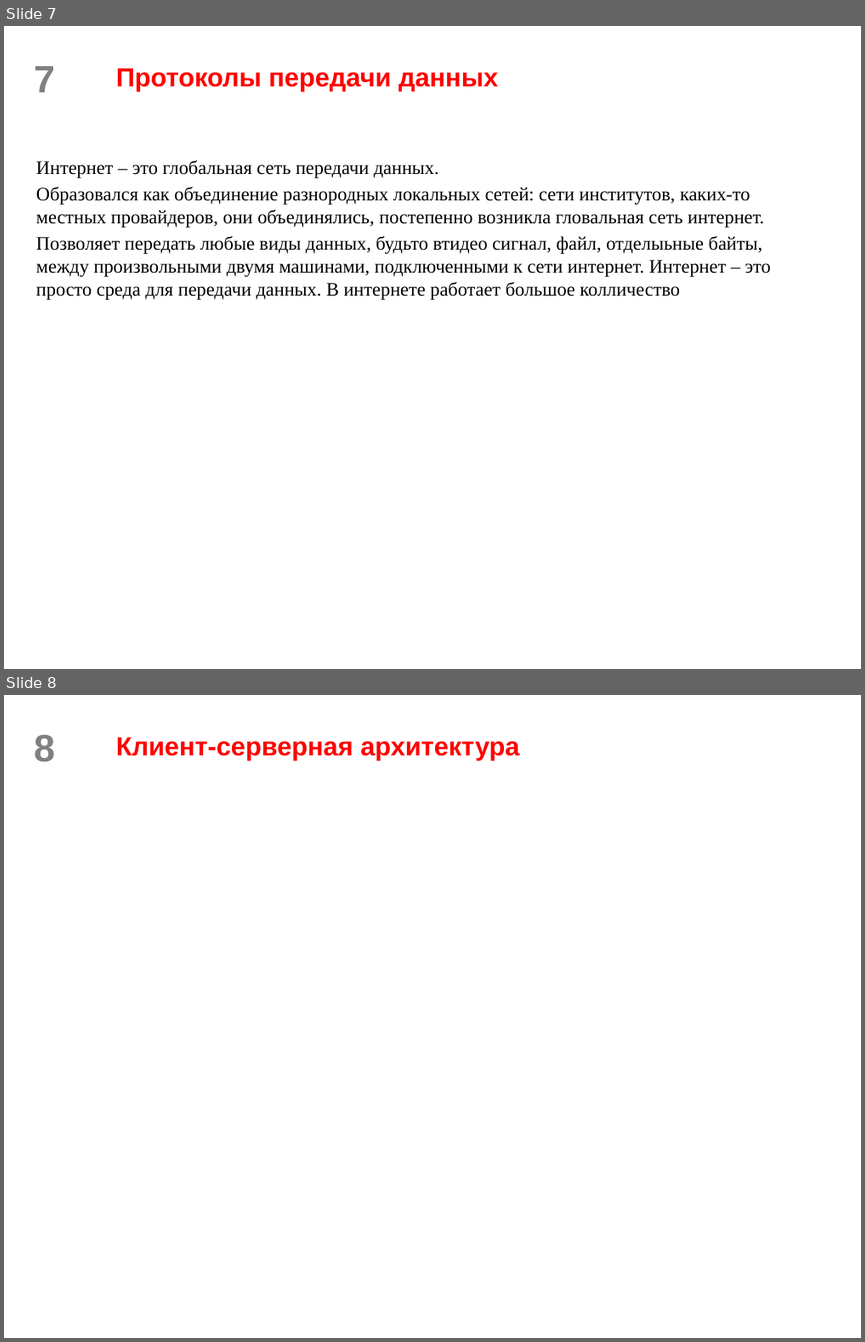
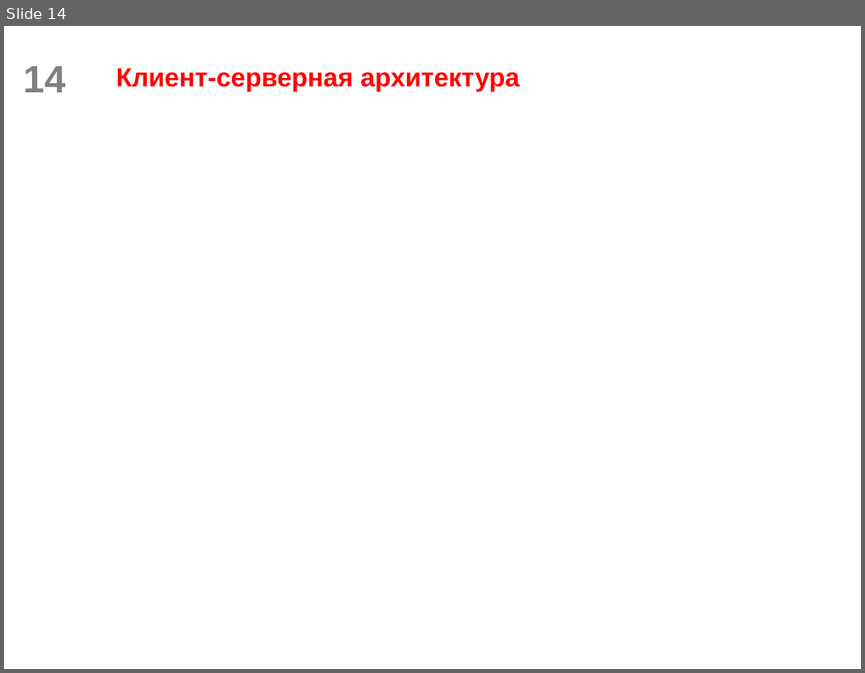
Before and after one commit to scareme/web_flask, a slide deck: Разработка веб-сервисов. Часть 1.pptx. Shown one above the other, each under a label of ours: slides 7 and 8 before the commit, slide 14 after it. The pictures are 865x1342 and 865x673 pixels, drawn with LibreOffice and Linux fonts; fonts in the diff are those of the drawing; background and template pictures are left out. Boxes give left, top, right and bottom in pixels: in the first picture for what was removed or moved away, otherwise in the second. Text is boxed around its words. In the diff, an @@ line names an element or a change of style, - is before the commit and + after.

```diff
--- a/Разработка веб-сервисов. Часть 1.pptx
+++ b/Разработка веб-сервисов. Часть 1.pptx
@@ slide 7 removed at [4, 26, 861, 669], background picture (left out); not listed: 1 template element that a slide beside it also shows @@
@@ title removed at [116, 68, 498, 91] @@
-Протоколы передачи данных
@@ text removed at [36, 160, 771, 300] @@
-Интернет – это глобальная сеть передачи данных.
-Образовался как объединение разнородных локальных сетей: сети институтов, каких-то местных провайдеров, они объединялись, постепенно возникла гловальная сеть интернет.
-Позволяет передать любые виды данных, будьто втидео сигнал, файл, отделыьные байты, между произвольными двумя машинами, подключенными к сети интернет. Интернет – это просто среда для передачи данных. В интернете работает большое колличество
@@ what was slide 8 is now slide 14 @@
@@ page number at [24, 66, 66, 92]: text changed @@
-8
+14
```
Also in this commit, not shown: 4 slides changed, 11 slides added, 2 other slides removed, 4 other files.
